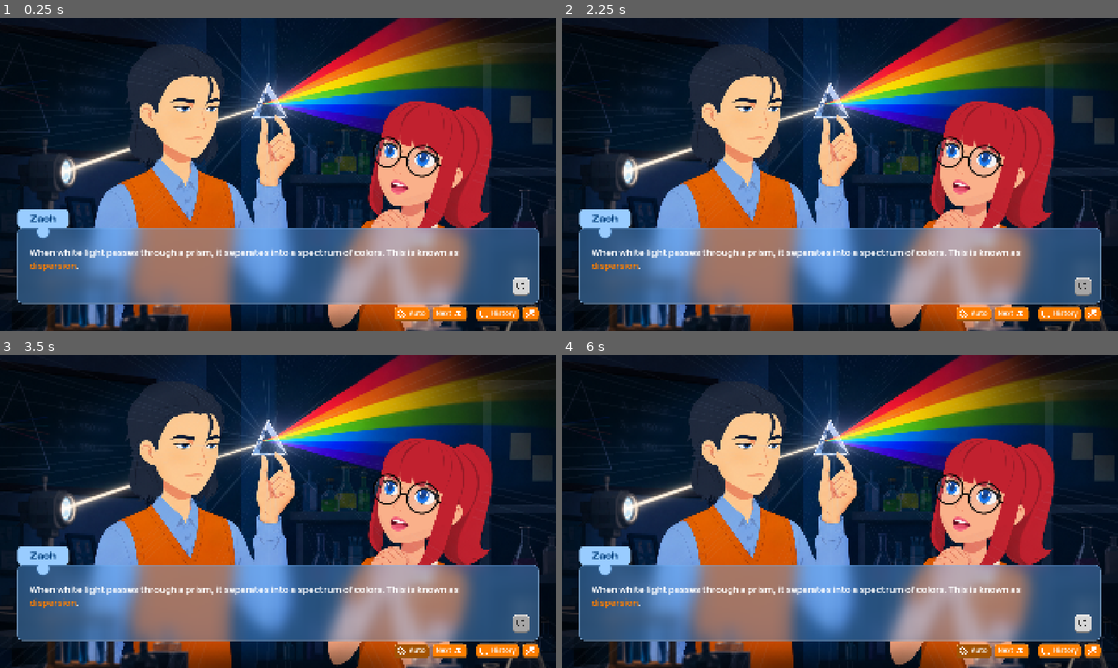
Above: before the commit, frames 1-4 (two rows, left to right).
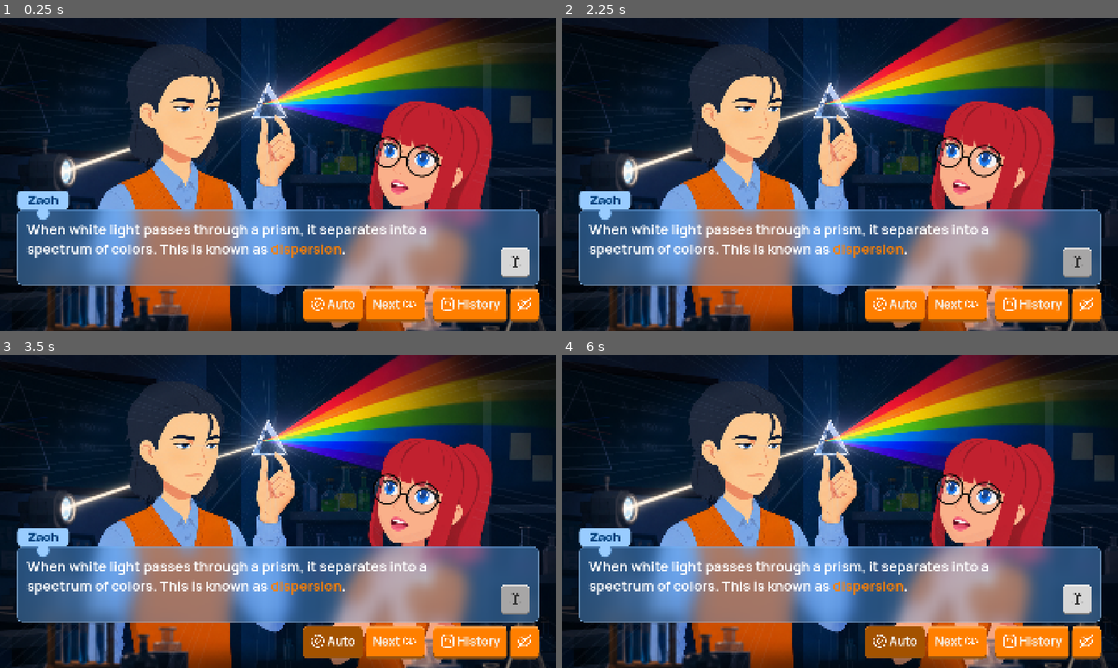
Above: after the commit, the same moments.

Repository: Daniel-Ope06/qzed_adaptive_vn_poc
Game: Godot game, scene res://scenes/core/main_game.tscn
The game is run twice, just before and just after one commit, with the same random seed, the same clock (stepped at 60 frames per second) and the same inputs.
Inputs (mouse positions are in pixels of both pictures, inside the frame that each line leads up to; where the layout moved, square brackets give the same spot in the first picture):
- Up to frame 1 (0.25 s): no input
- Up to frame 2 (2.25 s): click "Next" at 0.5 s; click "Next" at 1.25 s; click (1079, 262) [1084, 287] at 2 s
- Up to frame 3 (3.5 s): click "Auto" at 2.75 s
- Up to frame 4 (6 s): click "History" at 3.5 s; click (1084, 639) [1090, 649] at 4.25 s; tap Enter (ui_accept) at 5, 5.27 s; move the mouse to (962, 495) at 5.02 s; click (962, 495) at 5.17 s; click (1079, 599) [1084, 624] at 5.75 s

The runs differ from the first frame. In frame 1, 16% of the frame differs, in the area x 3-97%, y 55-98%; in frame 2, 16%; in frame 3, 16%; in frame 4, 16%.

Commit message:
refactor(ui): increase size of ui elements

Diff:
--- a/assets/ui_textures/default_theme.tres
+++ b/assets/ui_textures/default_theme.tres
@@ -4,10 +4,12 @@
 [ext_resource type="FontFile" uid="uid://ce1k7myu0ajho" path="res://assets/fonts/manrope/Manrope-VariableFont_wght.ttf" id="1_gaj8g"]
 
 [sub_resource type="StyleBoxFlat" id="StyleBoxFlat_oqorm"]
-content_margin_left = 12.0
-content_margin_right = 12.0
+content_margin_left = 24.0
+content_margin_top = 24.0
+content_margin_right = 24.0
+content_margin_bottom = 24.0
 bg_color = Color(1, 0.49803922, 0, 1)
-border_width_top = 5
+border_width_top = 12
 border_color = Color(1, 0.7137255, 0.43137255, 1)
 border_blend = true
 corner_radius_top_left = 12
@@ -16,7 +18,7 @@
 corner_radius_bottom_left = 12
 shadow_color = Color(0.6039216, 0.32941177, 0.05490196, 1)
 shadow_size = 1
-shadow_offset = Vector2(0, 5)
+shadow_offset = Vector2(0, 8)
 
 [sub_resource type="StyleBoxFlat" id="StyleBoxFlat_0h7fy"]
 content_margin_left = 12.0
@@ -43,8 +45,8 @@
 Button/colors/font_pressed_color = Color(0.9607843, 0.9607843, 0.9607843, 1)
 Button/constants/align_to_largest_stylebox = 1
 Button/constants/h_separation = 8
-Button/constants/icon_max_width = 32
-Button/font_sizes/font_size = 24
+Button/constants/icon_max_width = 50
+Button/font_sizes/font_size = 42
 Button/fonts/font = ExtResource("1_0h7fy")
 Button/styles/focus = null
 Button/styles/hover = SubResource("StyleBoxFlat_oqorm")
--- a/scenes/core/dialogue_ui.tscn
+++ b/scenes/core/dialogue_ui.tscn
@@ -105,7 +105,7 @@
 [node name="SpeakerName" type="RichTextLabel" parent="MainStack/BottomAlignment/DialogueAlignment/NameAlignment/NamePanel" unique_id=154801210]
 layout_mode = 2
 theme_override_fonts/normal_font = ExtResource("3_7o3ep")
-theme_override_font_sizes/normal_font_size = 36
+theme_override_font_sizes/normal_font_size = 42
 fit_content = true
 scroll_active = false
 horizontal_alignment = 1
@@ -127,8 +127,8 @@
 
 [node name="Padding" type="MarginContainer" parent="MainStack/BottomAlignment/DialogueAlignment/TextPanel" unique_id=58248699]
 layout_mode = 2
-theme_override_constants/margin_left = 40
-theme_override_constants/margin_top = 60
+theme_override_constants/margin_left = 32
+theme_override_constants/margin_top = 32
 theme_override_constants/margin_right = 32
 theme_override_constants/margin_bottom = 32
 
@@ -140,12 +140,12 @@
 layout_mode = 2
 size_flags_horizontal = 3
 theme_override_fonts/normal_font = ExtResource("6_r5j0u")
-theme_override_font_sizes/normal_font_size = 32
+theme_override_font_sizes/normal_font_size = 48
 bbcode_enabled = true
 
 [node name="DictionaryButton" type="Button" parent="MainStack/BottomAlignment/DialogueAlignment/TextPanel/Padding/Row" unique_id=1443163817]
-custom_minimum_size = Vector2(56, 56)
-custom_maximum_size = Vector2(56, 56)
+custom_minimum_size = Vector2(96, 96)
+custom_maximum_size = Vector2(96, 96)
 layout_mode = 2
 size_flags_vertical = 8
 theme_override_styles/normal = SubResource("StyleBoxFlat_4uofa")
@@ -153,6 +153,7 @@
 theme_override_styles/hover = SubResource("StyleBoxFlat_4uofa")
 toggle_mode = true
 icon = ExtResource("4_q4xhs")
+icon_alignment = 1
 
 [node name="ButtonAlignment" type="HBoxContainer" parent="MainStack/BottomAlignment" unique_id=1729974073]
 layout_mode = 2
